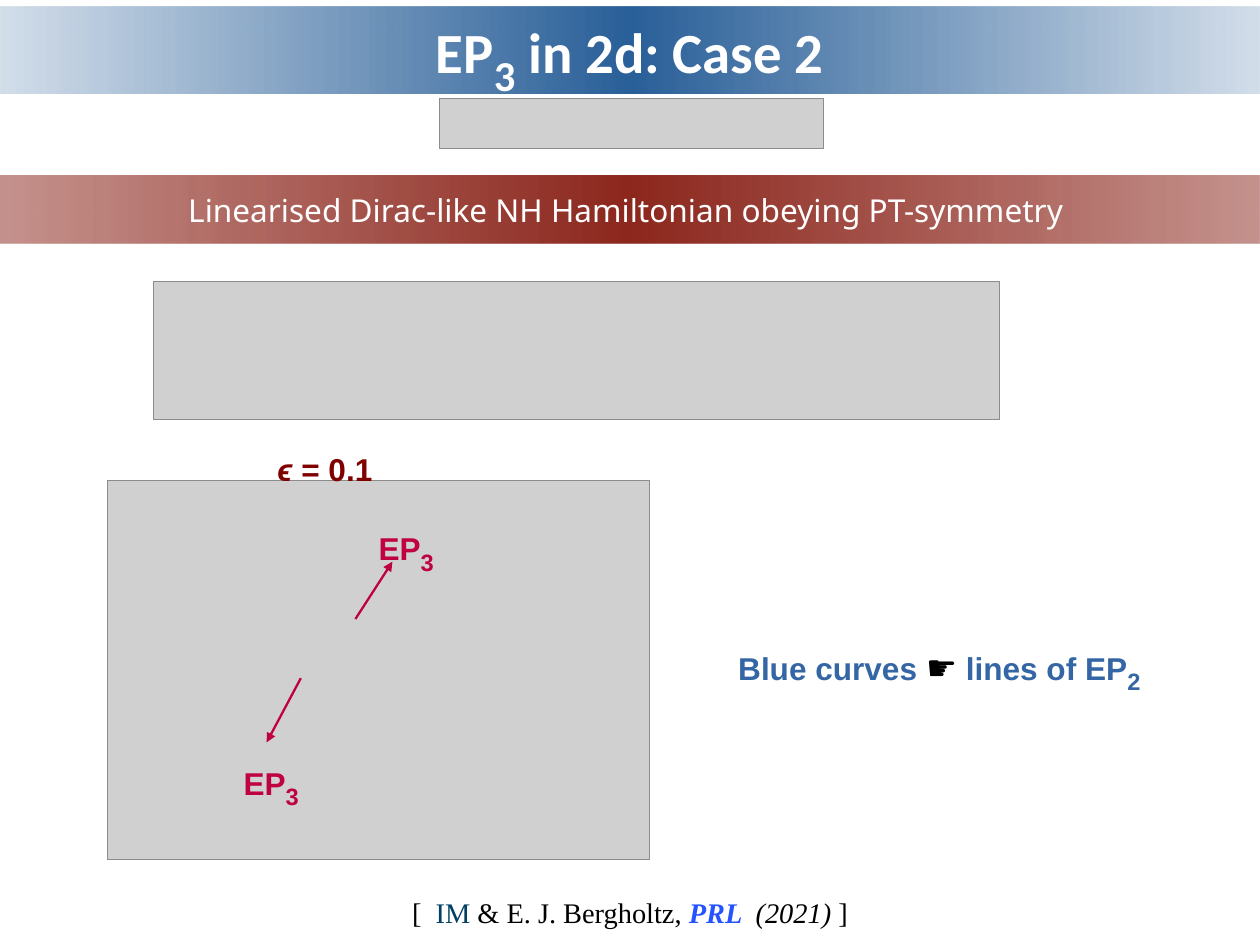
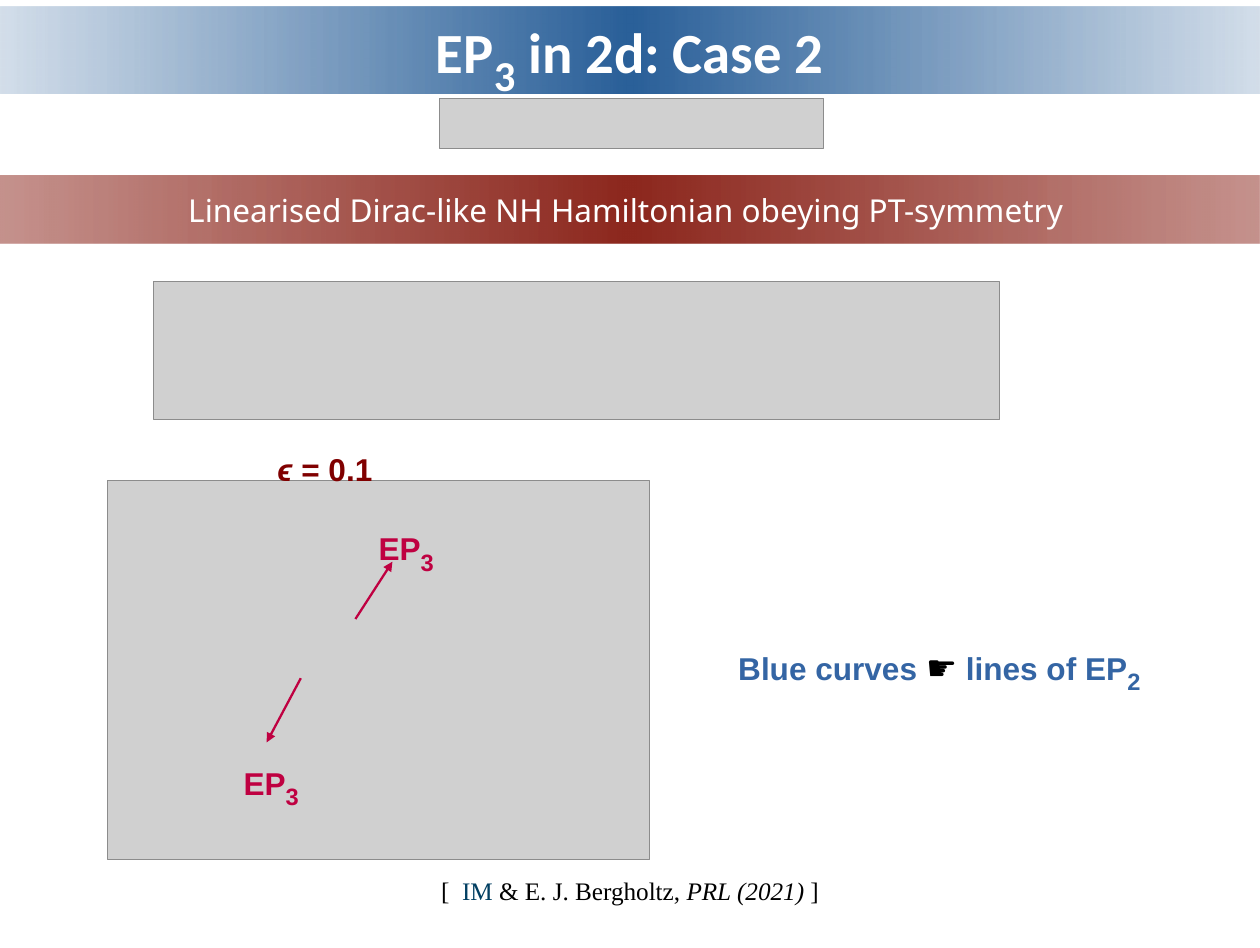
Before and after one commit to ipsita84/Puiseux-series, a slide deck: slide 21 of NH-snu.odp. Drawn at 1260x948 pixels with LibreOffice and Linux fonts; fonts in the diff are those of the drawing; grey boxes stand for pictures; background and template pictures are left out. Boxes give left, top, right and bottom in pixels: in the first picture for what was removed or moved away, otherwise in the second. Text is boxed around its words. In the diff, an @@ line names an element or a change of style, - is before the commit and + after.

```diff
--- a/NH-snu.odp
+++ b/NH-snu.odp
@@ text "[ IM & E. J. ...": place and size @@
-text "[ IM & E. J. ..." at [436,903,832,928]
+text "[ IM & E. J. ..." at [462,882,804,906]
@@ text "[ IM & E. J. ..." at [462,882,804,906]: size 18 to 16 pt; text colour #2453FF to #000000, bold off in "PRL"; vertical alignment middle to top @@
```
Also in this commit, not shown: 8 other slides changed, 1 other file.
